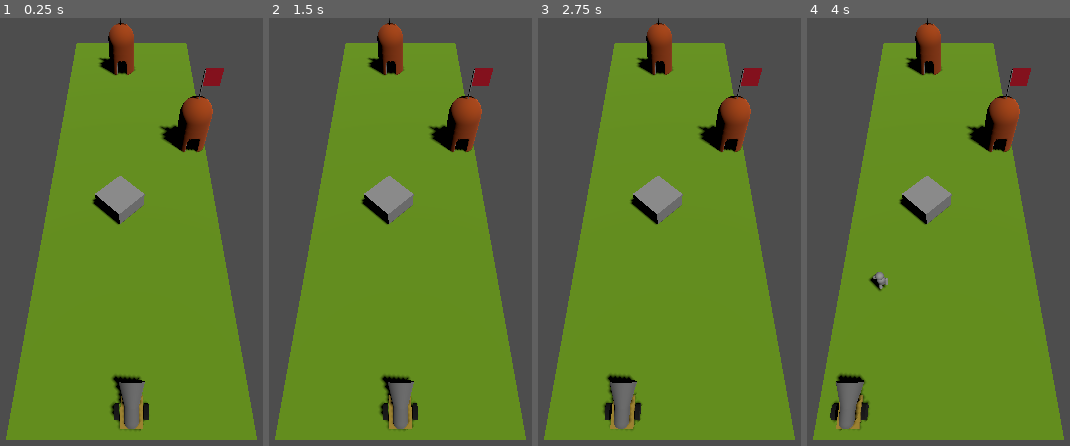
Above: before the commit, frames 1-4 (left to right).
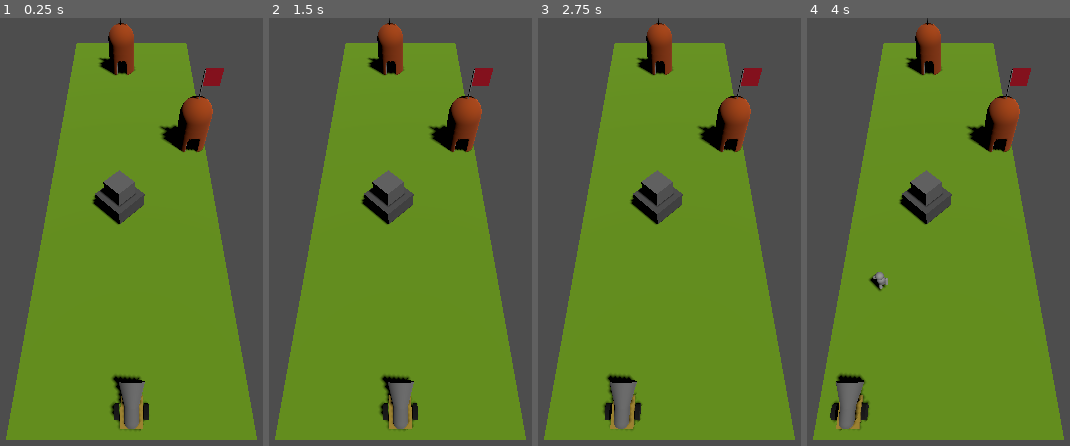
Above: after the commit, the same moments.

Repository: footinglow/Godot4
Game: Godot game, scene res://global.tscn
The game is run twice, just before and just after one commit, with the same random seed, the same clock (stepped at 60 frames per second) and the same inputs.
Inputs (mouse positions are in pixels of both pictures, inside the frame that each line leads up to):
- Up to frame 1 (0.25 s): no input
- Up to frame 2 (1.5 s): tap Enter at 0.5 s; move the mouse to (outside the picture) at 0.52 s; click (outside the picture) at 0.67 s; tap Space at 1.25 s; drag from (outside the picture) to (361, 330) at 1.27 s
- Up to frame 3 (2.75 s): tap Enter at 2 s; move the mouse to (748, 142) at 2.02 s; click (748, 142) at 2.17 s
- Up to frame 4 (4 s): tap Space at 2.75 s; drag from (899, 330) to (outside the picture) at 2.77 s; move the mouse to (outside the picture) at 3.52 s; click (outside the picture) at 3.67 s

The runs differ from the first frame. In frame 1, 1.2% of the frame differs, in the area x 35-56%, y 35-49%; in frame 2, 1.2%; in frame 3, 1.2%; in frame 4, 1.2%.

Commit message:
READMEと実行画面追加

Diff:
--- a/02_study/S12_animation/global.tscn
+++ b/02_study/S12_animation/global.tscn
@@ -19,7 +19,18 @@
 [sub_resource type="BoxShape3D" id="BoxShape3D_1oetj"]
 size = Vector3(5, 1, 15)
 
+[sub_resource type="StandardMaterial3D" id="StandardMaterial3D_rpuhg"]
+albedo_color = Color(0.294118, 0.294118, 0.294118, 1)
+
 [sub_resource type="BoxMesh" id="BoxMesh_wnd5m"]
+material = SubResource("StandardMaterial3D_rpuhg")
+
+[sub_resource type="StandardMaterial3D" id="StandardMaterial3D_vy0ny"]
+albedo_color = Color(0.384314, 0.384314, 0.384314, 1)
+
+[sub_resource type="BoxMesh" id="BoxMesh_7njmv"]
+material = SubResource("StandardMaterial3D_vy0ny")
+size = Vector3(0.6, 1, 0.6)
 
 [sub_resource type="BoxShape3D" id="BoxShape3D_d222q"]
 
@@ -71,8 +82,11 @@
 transform = Transform3D(0.707107, 0, 0.707107, 0, 1, 0, -0.707107, 0, 0.707107, -0.335023, 0, -5.34003)
 
 [node name="MeshInstance3D" type="MeshInstance3D" parent="Stage/StaticBody3D"]
-transform = Transform3D(1, 0, 0, 0, 1, 0, 0, 0, 1, 0, 0, 0)
 mesh = SubResource("BoxMesh_wnd5m")
+
+[node name="MeshInstance3D2" type="MeshInstance3D" parent="Stage/StaticBody3D"]
+transform = Transform3D(1, 0, 0, 0, 1, 0, 0, 0, 1, 0, 0.505498, 0)
+mesh = SubResource("BoxMesh_7njmv")
 
 [node name="CollisionShape3D" type="CollisionShape3D" parent="Stage/StaticBody3D"]
 shape = SubResource("BoxShape3D_d222q")
Not shown: 1 places in 02_study/S12_animation/global.tscn that only renumber resources
Binary file added: 02_study/S12_animation/picture/sample.png
Not shown, added: 02_study/S12_animation/README.md
